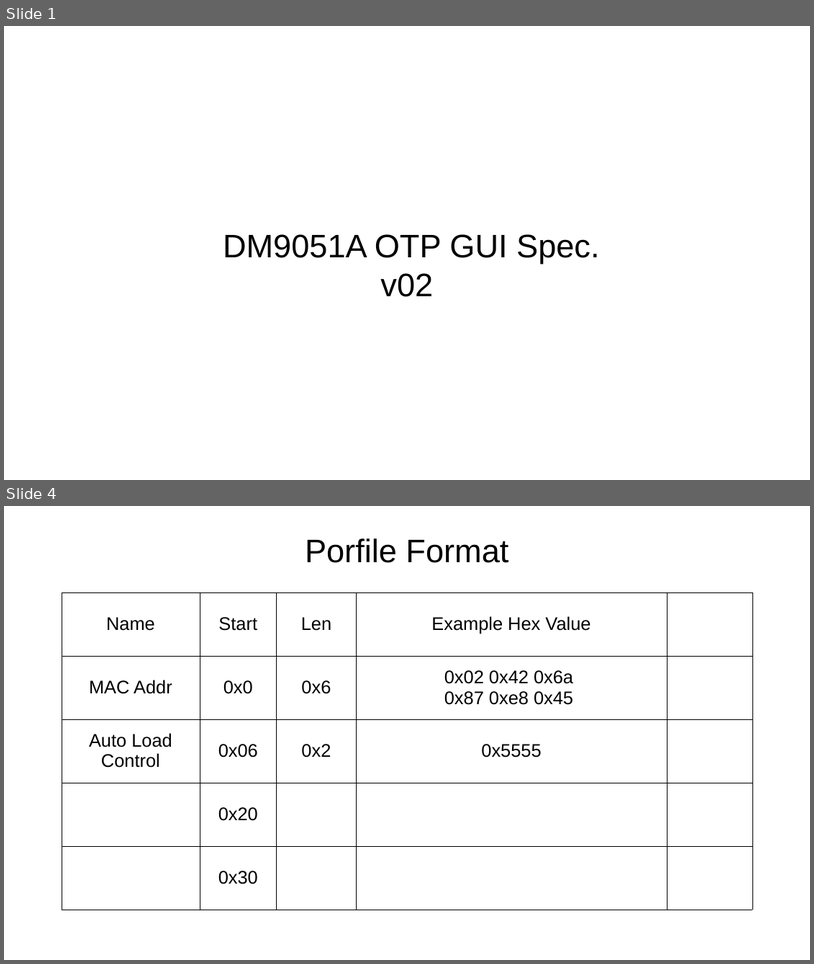
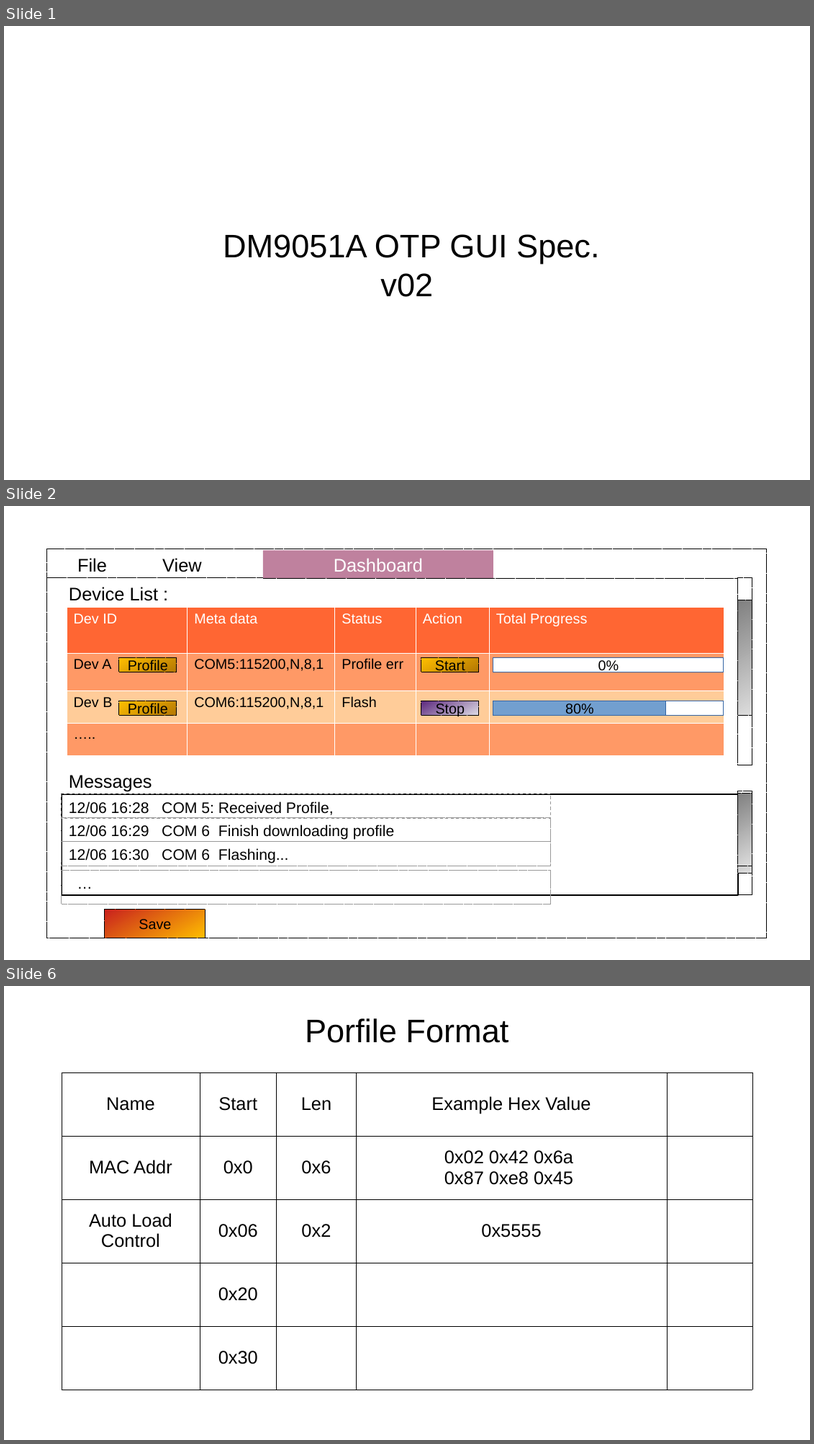
Before and after one commit to tomjpsun/obsidianVaults, a slide deck: DM9051A OTP 燒錄專案/8051A OTP GUI.odp. Shown one above the other, each under a label of ours: slides 1 and 4 before the commit, slides 1, 2 and 6 after it; the slides between them are not shown. The pictures are 814x964 and 814x1444 pixels, drawn with LibreOffice and Linux fonts; fonts in the diff are those of the drawing. Boxes give left, top, right and bottom in pixels: in the first picture for what was removed or moved away, otherwise in the second. Text is boxed around its words. In the diff, an @@ line names an element or a change of style, - is before the commit and + after.

```diff
--- a/DM9051A OTP 燒錄專案/8051A OTP GUI.odp
+++ b/DM9051A OTP 燒錄專案/8051A OTP GUI.odp
@@ slide 2 added at box(4, 506, 810, 960), background #FFFFFF @@
@@ rectangle added at box(47, 549, 767, 938), outline #000000 0 pt dashed @@
@@ text added at box(77, 558, 107, 572), 18 pt, text #000000 @@
+File
@@ text added at box(162, 558, 202, 572), 18 pt, text #000000 @@
+View
@@ rectangle added at box(263, 551, 494, 579), fill #BF819E, 18 pt, text #FFFFFF @@
+Dashboard
@@ line added from (47, 578) to (738, 578), #000000 0 pt dashed @@
@@ text added at box(69, 587, 158, 601), 18 pt, text #000000 @@
+Device List :
@@ rectangle added at box(738, 578, 754, 765), outline #000000 0 pt dashed @@
@@ table added at box(66, 607, 725, 755), 4 rows, 5 columns @@
+Dev ID | Meta data | Status | Action | Total Progress
+Dev A | COM5:115200,N,8,1 | Profile err |  | 
+Dev B | COM6:115200,N,8,1 | Flash |  | 
+….. |  |  |  | 
@@ rectangle added at box(738, 600, 754, 715), fill gradient #808080 to #DDDDDD, outline #000000 0 pt dashed @@
@@ rectangle added at box(738, 600, 754, 715), fill gradient #808080 to #DDDDDD, outline #000000 0 pt dashed @@
@@ rectangle added at box(119, 657, 177, 672), fill gradient #FFBF00 to #B47804, outline #000000 0 pt dashed, 14 pt, text #000000 @@
+Profile
@@ rectangle added at box(422, 657, 480, 672), fill gradient #FFBF00 to #B47804, outline #000000 0 pt dashed, 14 pt, text #000000 @@
+Start
@@ rectangle added at box(494, 657, 724, 672), fill #FFFFFF, outline #3465A4 0 pt, 14 pt, text #000000 @@
+0%
@@ rectangle added at box(119, 700, 177, 716), fill gradient #FFBF00 to #B47804, outline #000000 0 pt dashed, 14 pt, text #000000 @@
+Profile
@@ rectangle added at box(422, 700, 480, 716), fill gradient #5B277D to #DEDCE6, outline #000000 0 pt dashed, 14 pt, text #000000 @@
+Stop
@@ rectangle added at box(494, 700, 724, 716), fill #FFFFFF, outline #3465A4 0 pt, 14 pt, text #000000 @@
+80%
@@ rectangle added at box(494, 700, 666, 716), fill #729FCF, outline #3465A4 0 pt, 14 pt, text #000000 @@
+80%
@@ text added at box(69, 775, 152, 792), 18 pt, text #000000 @@
+Messages
@@ rectangle added at box(62, 794, 738, 896), outline #000000 1.5 pt @@
@@ rectangle added at box(62, 794, 551, 818), outline #999999 0 pt dashed, 15 pt, text #000000 @@
+12/06 16:28 COM 5: Received Profile,
@@ rectangle added at box(738, 790, 754, 895), outline #000000 0 pt dashed @@
@@ rectangle added at box(738, 800, 754, 873), fill gradient #808080 to #DDDDDD, outline #000000 0 pt dashed @@
@@ rectangle added at box(738, 793, 754, 866), fill gradient #808080 to #DDDDDD, outline #000000 0 pt dashed @@
@@ rectangle added at box(62, 817, 551, 841), outline #999999 0 pt dashed, 15 pt, text #000000 @@
+12/06 16:29 COM 6 Finish downloading profile
@@ rectangle added at box(62, 841, 551, 866), outline #999999 0 pt dashed, 15 pt, text #000000 @@
+12/06 16:30 COM 6 Flashing...
@@ rectangle added at box(62, 870, 551, 904), outline #999999 0 pt dashed, 15 pt, text #000000 @@
+…
@@ rectangle added at box(105, 909, 206, 938), fill gradient #C9211E to #FFBF00, outline #000000 0 pt dashed, 14 pt, text #000000 @@
+Save
@@ what was slide 4 is now slide 6 @@
```
Also in this commit, not shown: 3 slides changed, 1 other slide added, 1 other file.
